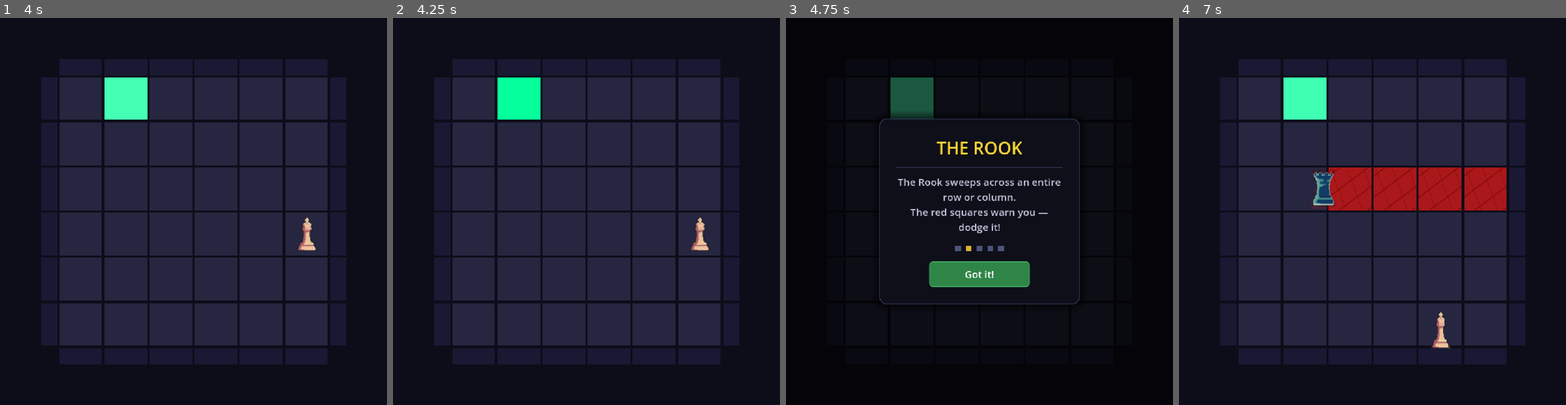
Above: before the commit, frames 1-4 (left to right).
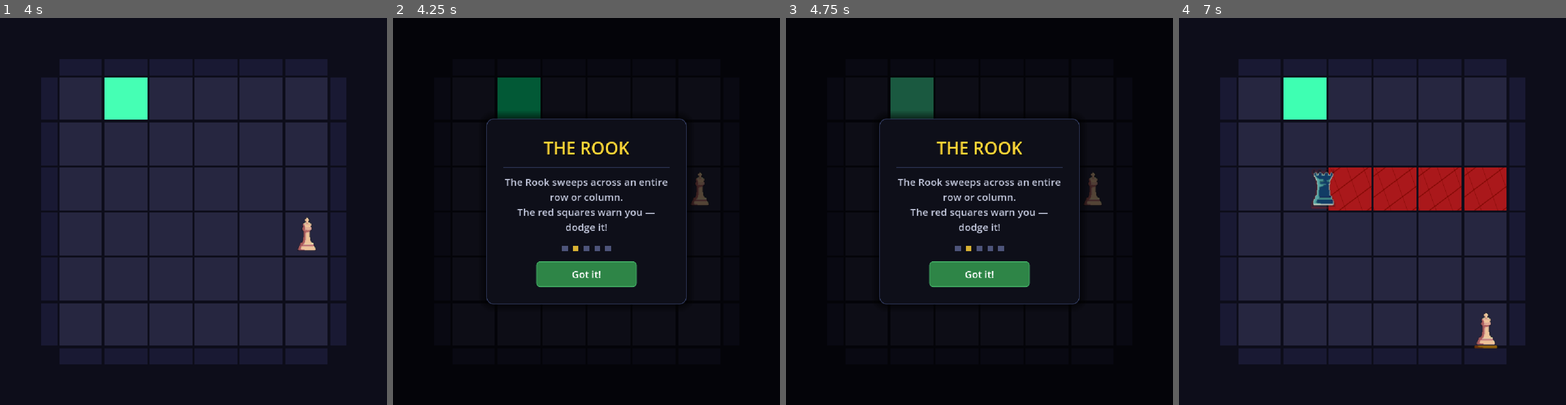
Above: after the commit, the same moments.

Repository: christophrrrrr/LaserChess
Game: Godot game, scene res://scenes/intro.tscn
Two runs of this game, one before a commit and one after it. Both use one fixed random seed, a clock stepped at 60 frames per second and the inputs below.
Inputs (mouse positions are in pixels of both pictures, inside the frame that each line leads up to):
- Up to frame 1 (4 s): tap Enter at 0.5, 2.85 s; move the mouse to (278, 192) at 0.52 s; hold D (move_right) 0.53-1.25 s; tap E at 0.6, 3.05 s; click (278, 192) at 0.67 s; tap Space (press_button) at 1.25 s; drag from (116, 230) to (174, 288) at 1.27 s; click "Got it!" at 2 s; move the mouse to (232, 126) at 2.77 s; hold D (move_right) 2.78-3.5 s; click (232, 126) at 2.92 s; drag from (174, 288) to (77, 153) at 3.52 s
- Up to frame 2 (4.25 s): no input
- Up to frame 3 (4.75 s): move the mouse to (1095, 269) at 4.27 s; hold A (move_left) from 4.28 s (still down); tap E at 4.35 s; click (1095, 269) at 4.42 s
- Up to frame 4 (7 s): tap Escape at 4.9 s; release A (move_left) at 5 s; drag from (1256, 153) to (1314, 114) at 5.02 s; click "Got it!" at 5.75 s; move the mouse to (1391, 211) at 6.52 s; hold S (move_down) from 6.53 s (still down); tap Enter at 6.6 s; click (1391, 211) at 6.67 s; tap E at 6.8 s

Frame 1 is identical in both runs. In frame 2, 55% of the frame differs, in the area x 10-90%, y 10-90%; in frame 3, 0.2%; in frame 4, 0.5%.
Error after the commit: Parse Error: Identifier "delta" not declared in the current scope. (res://scripts/network_manager.gd:43)

Commit message:
Fix swipe controls, tutorial, matchmaking client, leaderboard UI
- Swipe is now default control scheme (was d_pad)
- Swipe/tap now works anywhere including on the board (moved touch
  handling to _input so board ColorRects can't consume events)
- Tutorial only shows on first launch (flag saved before redirect)
- Network: 25s heartbeat ping keeps Render.com connection alive
- Ranked: auto-retry connection up to 3 times on failure
- Leaderboard: larger fonts/rows, desktop content centered in 720px column
- Ranked scene: safe-area offset for notch, back button to bottom in portrait

Co-Authored-By: Claude Sonnet 4.6 <noreply@anthropic.com>

Diff:
--- a/scripts/game_settings.gd
+++ b/scripts/game_settings.gd
@@ -16,7 +16,7 @@
 var ranked_time_mode: String = "bullet"  # "bullet" | "blitz" | "rapid"
 
 # === MOBILE ===
-var control_scheme: String = "d_pad"   # "d_pad" | "swipe"
+var control_scheme: String = "swipe"   # "d_pad" | "swipe"
 var tutorial_complete: bool = false
 ## True on Android/iOS, false on PC/macOS/Linux (including the Godot editor).
 ## Never saved to disk — recomputed from the OS at every launch.
@@ -102,7 +102,7 @@
 		master_volume = config.get_value("audio", "master_volume", 1.0)
 		leaderboard_tab = config.get_value("ui", "leaderboard_tab", "solo")
 		leaderboard_elo_mode = config.get_value("ui", "leaderboard_elo_mode", "bullet")
-		control_scheme = config.get_value("mobile", "control_scheme", "d_pad")
+		control_scheme = config.get_value("mobile", "control_scheme", "swipe")
 		tutorial_complete = config.get_value("mobile", "tutorial_complete", false)
 
 	# Push saved volumes to SoundManager (it's loaded before us as autoload)
--- a/scripts/main_menu.gd
+++ b/scripts/main_menu.gd
@@ -48,6 +48,8 @@
 
 func _ready() -> void:
 	if not GameSettings.tutorial_complete:
+		GameSettings.tutorial_complete = true
+		GameSettings.save_settings()
 		get_tree().change_scene_to_file("res://scenes/tutorial.tscn")
 		return
 
--- a/scripts/network_manager.gd
+++ b/scripts/network_manager.gd
@@ -23,6 +23,8 @@
 var _socket: WebSocketPeer = null
 var _was_connected: bool = false
 var session_id: int = -1
+var _heartbeat_timer: float = 0.0
+const _HEARTBEAT_INTERVAL: float = 25.0
 
 func _ready() -> void:
 	set_process(false)
@@ -37,6 +39,11 @@
 	if state == WebSocketPeer.STATE_OPEN:
 		if not _was_connected:
 			_was_connected = true
+		# Heartbeat ping — keeps Render.com proxy from killing idle connections
+		_heartbeat_timer += delta
+		if _heartbeat_timer >= _HEARTBEAT_INTERVAL:
+			_heartbeat_timer = 0.0
+			_send({"type": "ping"})
 		while _socket.get_available_packet_count() > 0:
 			var text = _socket.get_packet().get_string_from_utf8()
 			_handle_message(text)
@@ -70,6 +77,7 @@
 		_socket.close()
 	_socket = null
 	_was_connected = false
+	_heartbeat_timer = 0.0
 	set_process(false)
 
 func is_online() -> bool:
@@ -170,3 +178,5 @@
 			opponent_ghost_updated.emit(data.get("x", 0), data.get("y", 0))
 		"ghost_pos":
 			opponent_ghost_updated.emit(data.get("x", 0), data.get("y", 0))
+		"pong":
+			pass  # heartbeat response — connection is alive
--- a/scripts/player.gd
+++ b/scripts/player.gd
@@ -183,25 +183,29 @@
 # INPUT
 # =====================
 
-func _unhandled_input(event: InputEvent) -> void:
-	if event is InputEventKey and event.pressed and not event.echo:
-		_keys_this_frame.append(event.keycode)
-
-	# === TOUCH INPUT HANDLING (swipe mode only — d_pad uses TouchScreenButton nodes) ===
+func _input(event: InputEvent) -> void:
+	# Touch/swipe must use _input (not _unhandled_input) so board tile ColorRects
+	# (which default to MOUSE_FILTER_STOP) don't consume the event first.
 	if event is InputEventScreenTouch and GameSettings.control_scheme == "swipe":
 		if event.pressed:
-			# Finger down - start tracking
+			# Finger down — start tracking
 			if not _is_touching:
 				_is_touching = true
 				_touch_index = event.index
 				_touch_start_pos = event.position
 				_touch_start_time = Time.get_ticks_msec() / 1000.0
 		else:
-			# Finger up - check for swipe or tap
+			# Finger up — check for swipe or tap
 			if _is_touching and event.index == _touch_index:
 				_handle_touch_release(event.position)
 				_is_touching = false
 				_touch_index = -1
+
+func _unhandled_input(event: InputEvent) -> void:
+	# Keyboard only — _unhandled_input is correct here so keys typed in
+	# text fields (e.g. name-change box) don't also move the player.
+	if event is InputEventKey and event.pressed and not event.echo:
+		_keys_this_frame.append(event.keycode)
 
 func _handle_touch_release(end_pos: Vector2) -> void:
 	if is_moving or is_dead:
--- a/scripts/ranked_match.gd
+++ b/scripts/ranked_match.gd
@@ -11,6 +11,7 @@
 var current_state: State = State.CONNECTING
 var _time_mode: String = "bullet"
 var match_duration: float = 90.0
+var _connect_retries: int = 0
 
 # === NODE REFERENCES ===
 var game_board: Node2D
@@ -127,7 +128,14 @@
 	_show_finding_opponent()
 
 func _on_connection_failed() -> void:
-	_show_error("Could not connect to server.\nCheck your internet connection.")
+	if _connect_retries < 2:
+		_connect_retries += 1
+		_show_error("Connecting to server... (attempt " + str(_connect_retries + 1) + " of 3)")
+		await get_tree().create_timer(4.0).timeout
+		if current_state == State.CONNECTING:
+			NetworkManager.connect_to_server()
+	else:
+		_show_error("Could not connect to server.\nCheck your internet connection.")
 
 func _on_disconnected() -> void:
 	if current_state == State.PLAYING or current_state == State.COUNTDOWN:
